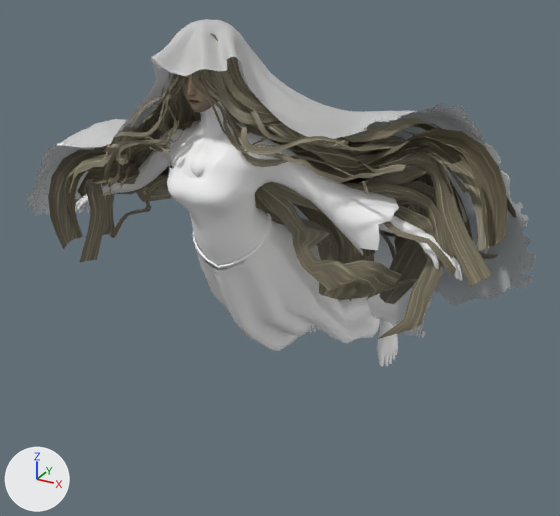
A saved change to the FBX model Assets/Animations/Cutscene/Shot_3.fbx.
The view is the same before and after, from a 50 mm lens placed at (1.226, 21.002, 11.04), pointed at (-0.009, 23.248, 9.917). Every picture has the same lights, and +X, +Y and +Z are marked at lower left. The picture after the commit comes second. Where no turn or scale is listed for an object, it has been applied to the vertices. Vertices at exactly the same position are counted once.

Names of what the first picture shows: 'Body_low', 'Hair_low', 'Head_low', 'Skirt_low', 'Top_low', 'Veil_low' and 1 more.
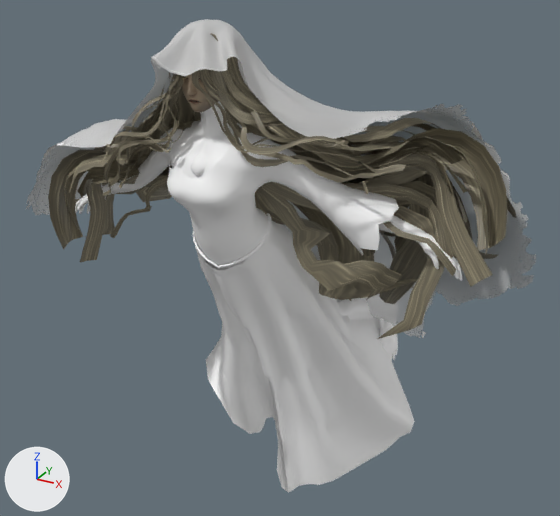
Commit message: Updated web + shot_3

Scene script edits in JSON lines:
```json
{"block": "me_mesh_012", "where": "# used by ob_skirt_low; location = (0.0, 0.0, 0.0)"}
{"op": "remove", "block": "me_mesh_012", "code": "me_mesh_012.from_pydata(...)  # 2550 vertices, 2500 faces; spans x -0.505..0.297, y 22.831..23.88, z 9.414..10.193"}
{"op": "add", "block": "me_mesh_012", "code": "me_mesh_012.from_pydata(...)  # 2550 vertices, 2500 faces; spans x -0.471..0.473, y 22.831..23.88, z 9.054..10.193"}
{"block": "me_mesh_012", "change": "me_mesh_012 part 1: 1351 of 2550 vertices moved; they spanned x -0.505..0.297, y 22.891..23.877, z 9.414..10.173 and now span x -0.471..0.473, y 22.892..23.873, z 9.054..10.077; mean shift (0.042, -0.13, -0.151); largest move (-0.071, 23.722, 9.829) -> (0.219, 23.143, 9.065)"}
```

What differs and where, as boxes (x1, y1, x2, y2) in the pictures (560 x 516 px; the box of a moved part takes in the faces that stretch with it):
```json
{"object": "Skirt_low", "change": "reshaped", "before": [196, 229, 380, 351], "after": [196, 229, 415, 493]}
{"part": 1, "of": "me_mesh_012", "change": "moved or reshaped", "before": [213, 293, 380, 351], "after": [206, 293, 415, 493]}
```
